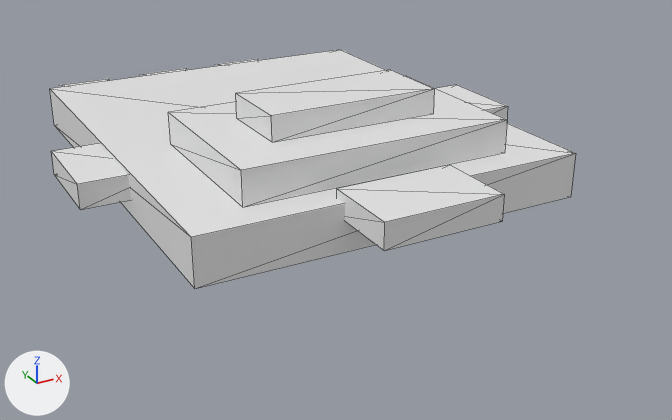
The OBJ model GameData/Meshes/Designs/terran/terran_interceptor_mk2_19.obj as it was, and as the next commit left it.
Camera for both pictures: a 50 mm camera at (-1.53, -3.15, 1.32) aimed at (0.03, -0.31, -0.1). The axes (+X, +Y, +Z) are drawn at lower left. The lights are the same throughout. The picture after the commit comes second. Mesh edges are drawn as thin lines. Where no turn or scale is listed for an object, it has been applied to the vertices. Vertices at exactly the same position are counted once.

The first picture shows 'terran_interceptor_mk2_19'.
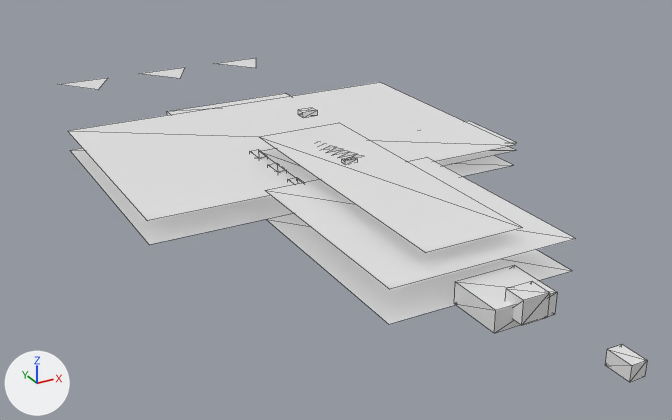
The edits, one by one:
me_terran_interceptor_mk2_19 is used by ob_terran_interceptor_mk2_19; location (0.0, 0.0, 0.0).
me_terran_interceptor_mk2_19 had 57 vertices, 75 faces and spanned x -0.9..0.9, y -1.06..1.54, z 0.0..0.38.
me_terran_interceptor_mk2_19 now has 353 vertices, 367 faces and spans x -0.75..0.78, y -1.86..1.57, z 0.0..0.25.
me_terran_interceptor_mk2_19 part 1: a new loose piece, a box spanning x -0.106..0.106, y -1.448..-1.263, z 0.0..0.07.
me_terran_interceptor_mk2_19 part 2: a new loose piece, a box spanning x -0.045..0.045, y -1.486..-1.411, z 0.026..0.102.
me_terran_interceptor_mk2_19 part 3: the loose piece of 3 vertices spanning x -0.55..-0.29, y 1.26..1.54, z 0.0..0.03 is moved by (0.0, 0.02, 0.0).
me_terran_interceptor_mk2_19 part 4: the loose piece of 3 vertices spanning x -0.13..0.13, y 1.26..1.54, z 0.0..0.03 is moved by (0.0, 0.02, 0.0).
me_terran_interceptor_mk2_19 part 5: the loose piece of 3 vertices spanning x 0.29..0.55, y 1.26..1.54, z 0.0..0.03 is moved by (0.0, 0.02, 0.0).
me_terran_interceptor_mk2_19 part 6: a new loose piece, a box spanning x -0.199..-0.163, y -0.125..-0.041, z 0.065..0.091.
me_terran_interceptor_mk2_19 part 7: a new loose piece, a box spanning x -0.199..-0.163, y -0.29..-0.206, z 0.065..0.091.
me_terran_interceptor_mk2_19 part 8: a new loose piece, a box spanning x -0.199..-0.163, y -0.455..-0.371, z 0.065..0.091.
me_terran_interceptor_mk2_19 part 9: a new loose piece, a box spanning x -0.03..0.03, y -0.165..-0.124, z 0.233..0.252.
me_terran_interceptor_mk2_19 part 10: a new loose piece, a box spanning x -0.024..0.024, y -0.479..-0.454, z 0.149..0.162.
me_terran_interceptor_mk2_19 part 11: a new loose piece, a box spanning x -0.024..0.024, y -1.857..-1.775, z 0.058..0.103.
me_terran_interceptor_mk2_19 part 12: the loose piece of 8 vertices spanning x 0.55..0.9, y -0.22..0.15, z 0.06..0.15 is deleted.
me_terran_interceptor_mk2_19 part 13: the loose piece of 8 vertices spanning x -0.22..0.22, y -1.06..-0.77, z 0.11..0.2 is deleted.
me_terran_interceptor_mk2_19 part 14: the loose piece of 8 vertices spanning x -0.32..0.32, y -0.51..-0.22, z 0.29..0.38 is deleted.
me_terran_interceptor_mk2_19 part 15: the loose piece of 8 vertices spanning x -0.9..-0.55, y -0.22..0.15, z 0.06..0.15 is deleted.
me_terran_interceptor_mk2_19 part 16: 16 vertices removed from x -0.73..0.73, y -0.82..0.91, z 0.0..0.29; 152 vertices added at x -0.75..0.78, y -1.27..0.65, z 0.0..0.19.
Other edits to the shape of me_terran_interceptor_mk2_19 do not show in these pictures.

Changed parts and their boxes [x1, y1, x2, y2] in the pictures (672 x 420 px; the box of a moved part takes in the faces that stretch with it):
'terran_interceptor_mk2_19', reshaped (12% wider, 35% taller): before [50, 50, 576, 289]; after [59, 58, 647, 382]
part 1 of me_terran_interceptor_mk2_19, added: after [454, 265, 557, 333]
part 2 of me_terran_interceptor_mk2_19, added: after [506, 281, 550, 325]
part 3 of me_terran_interceptor_mk2_19, moved or reshaped: before [60, 79, 109, 86]; after [59, 78, 107, 90]
part 4 of me_terran_interceptor_mk2_19, moved or reshaped: before [140, 68, 186, 75]; after [139, 67, 185, 78]
part 5 of me_terran_interceptor_mk2_19, moved or reshaped: before [215, 59, 258, 65]; after [214, 58, 256, 68]
part 6 of me_terran_interceptor_mk2_19, added: after [250, 150, 267, 159]
part 7 of me_terran_interceptor_mk2_19, added: after [268, 163, 287, 173]
part 8 of me_terran_interceptor_mk2_19, added: after [288, 177, 302, 184]
part 9 of me_terran_interceptor_mk2_19, added: after [298, 108, 317, 118]
part 10 of me_terran_interceptor_mk2_19, added: after [342, 158, 357, 163]
part 11 of me_terran_interceptor_mk2_19, added: after [605, 344, 647, 382]
part 12 of me_terran_interceptor_mk2_19, deleted: before [435, 85, 508, 119]
part 13 of me_terran_interceptor_mk2_19, deleted: before [337, 165, 504, 250]
part 14 of me_terran_interceptor_mk2_19, deleted: before [236, 70, 434, 142]
part 15 of me_terran_interceptor_mk2_19, deleted: before [51, 143, 131, 210]
part 16 of me_terran_interceptor_mk2_19, cut back: before [50, 50, 576, 289]; after [68, 82, 575, 324]
